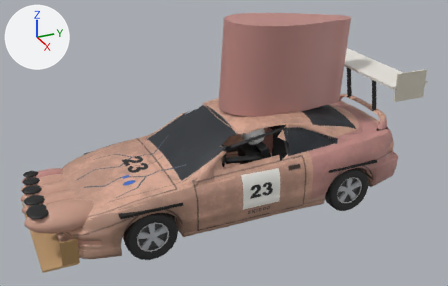
Before and after pictures for a commit that changed the glTF model public/cars/field/models/23.glb.
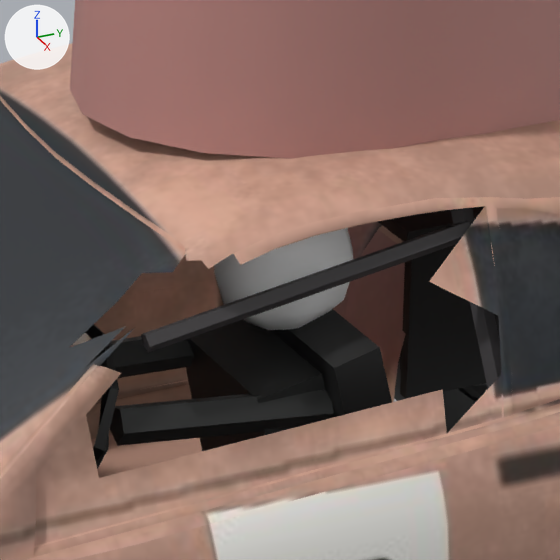
Each version appears first whole from a 50 mm lens placed at (6.39, -2.94, 4.06), pointed at (0.16, -0.14, 0.94), and next in a close-up on the part from 46% to 67% of the width and 32% to 64% of the height. Every picture has the same lights, and +X, +Y and +Z are marked at upper left. The last two pictures show the newer version. Vertices at exactly the same position are counted once.

Names of what the first close-up shows: 'body', 'wheel_rr'.
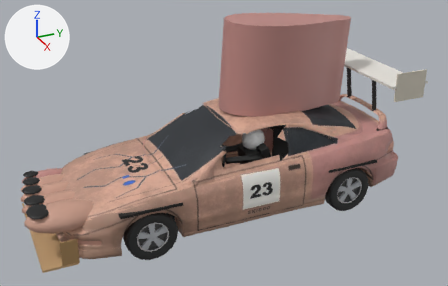
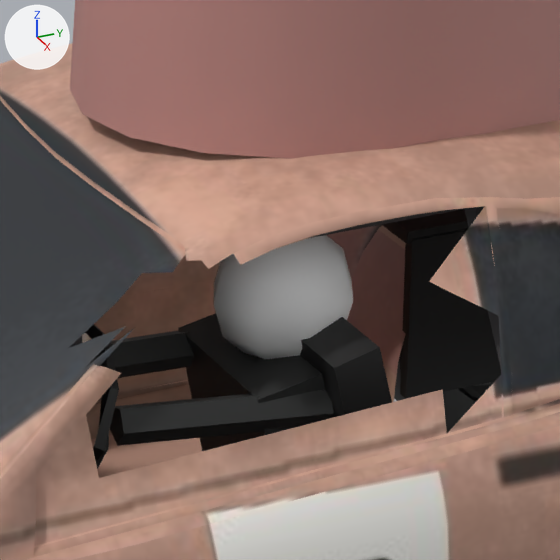
Boxes (x1, y1, x2, y2) around the edits, measured in the close-ups (560 x 560 px; the box of a moved part takes in the faces that stretch with it):
part 1 of me_body_mesh, moved or reshaped
    before: (214, 228, 353, 330)
    after: (214, 235, 353, 359)
part 2 of me_body_mesh, rebuilt (mostly hidden)
    before: (184, 208, 501, 388)
    after: (464, 206, 501, 367)
part 3 of me_body_mesh, added (mostly hidden)
    after: (69, 208, 464, 348)
part 4 of me_body_mesh, deleted
    before: (141, 221, 471, 353)

Diff of the bpy script that builds the scene:
```diff
--- a/public/cars/field/models/23.glb.py
+++ b/public/cars/field/models/23.glb.py
@@ me_body_mesh @@
 # used by ob_body; location = (0.0, 0.0, 0.0)
-me_body_mesh.from_pydata(...)  # 4705 vertices, 8834 faces; spans x -0.99..0.99, y -2.56..2.17, z 0.1..2.39
+me_body_mesh.from_pydata(...)  # 4715 vertices, 8854 faces; spans x -0.99..0.99, y -2.56..2.17, z 0.1..2.39
+# me_body_mesh part 1: the loose piece of 42 vertices spanning x 0.23..0.49, y 0.0..0.31, z 0.95..1.23 is moved by (0.0, 0.0, -0.07)
+# me_body_mesh part 2: the loose piece of 55 vertices spanning x -0.79..0.79, y 0.44..0.49, z 0.61..1.26 is rebuilt with 35 vertices and now spans x -0.79..0.79, y 0.47..0.52, z 0.61..1.26
+# me_body_mesh part 3: a new loose piece of 25 vertices spanning x 0.28..0.54, y -0.38..0.5, z 1.02..1.24, in mat_car23_livery (picture img_livery)
+# me_body_mesh part 4
+# 10 vertices are removed from x 0.5..0.55, y -0.22..0.47, z 1.04..1.19
+# 16 faces are deleted
+# other edits to the shape of me_body_mesh do not show in these pictures
 me_body_mesh.materials.append(mat_car23_livery)
```
